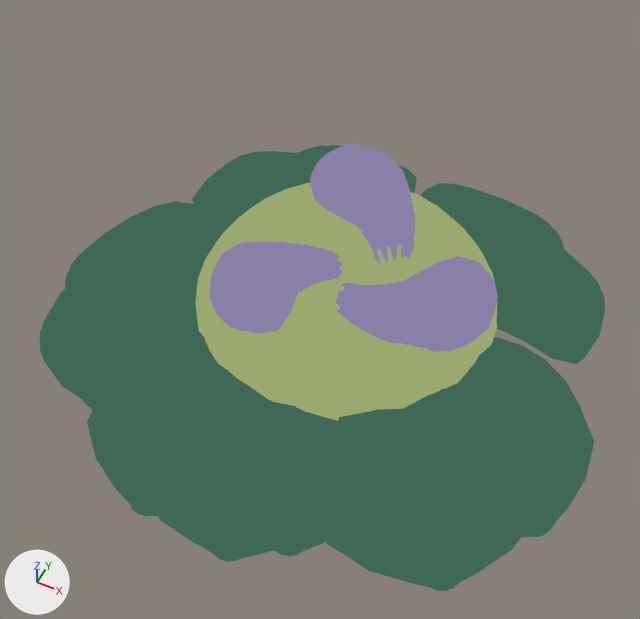
The Blender file gee-em-tee-kay-2020/Assets/Models/Eggplant.blend: old version first, new version second.
Both versions are drawn from a 50 mm camera at (1.13, -2.54, 3.03) aimed at (-0.01, -0.24, 0.15). The axes (+X, +Y, +Z) are drawn at lower left. The lights are the same throughout.

In view in the first picture: 'Egg', 'Egg.001', 'Egg.002', 'Plane', 'Plane.001', 'Sphere'.
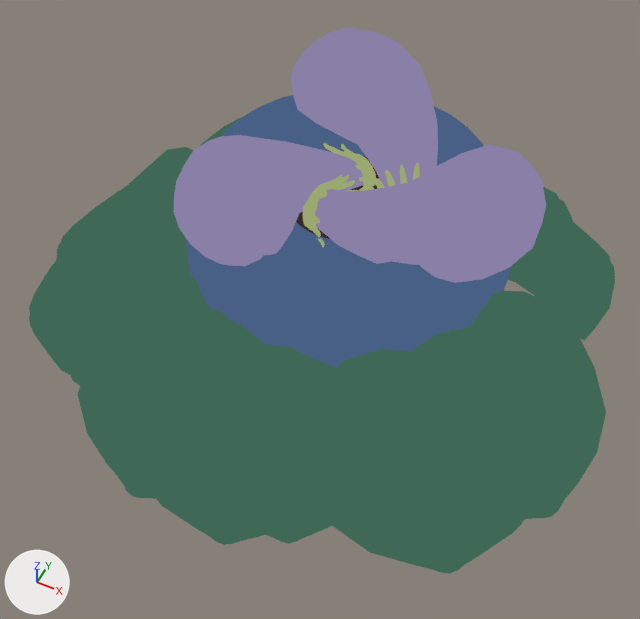
Commit message: Player update + eggplant update

Where the change shows, as pixel boxes (x1, y1, x2, y2) in the pictures (640 x 619 px):
```json
{"object": "Plane", "change": "moved, rescaled", "before": [40, 145, 605, 591], "after": [29, 118, 615, 574]}
{"object": "Sphere", "change": "surface changed, moved, rescaled", "before": [195, 183, 497, 421], "after": [186, 95, 509, 368]}
{"object": "Egg.001", "change": "moved, rescaled", "before": [321, 256, 497, 352], "after": [303, 145, 546, 283], "on screen": "38% wider, 43% taller"}
{"object": "Egg.002", "change": "moved, rescaled", "before": [210, 240, 357, 334], "after": [174, 135, 376, 266], "on screen": "37% wider, 39% taller"}
{"object": "Egg", "change": "moved, rescaled", "before": [310, 143, 420, 284], "after": [291, 28, 438, 190]}
{"object": "Plane.001", "change": "moved, rescaled", "before": [83, 222, 581, 556], "after": [71, 376, 332, 544]}
```

Edits to the scene script, one JSON object a line:
```json
{"block": "me_sphere", "where": "me_sphere.from_pydata(...)  # 482 vertices, 512 faces; spans x -1.0..1.0, y -1.0..1.0, z -1.0..0.6"}
{"block": "me_sphere", "where": "# used by ob_sphere; location = (0.0, 0.0, 0.0); scale = (0.697, 0.697, 0.377)"}
{"block": "me_sphere", "change": "me_sphere part 1: texture (UV) coordinates of 512 of 512 faces, centred in x -0.98..0.98, y -0.98..0.98, z -0.99..0.57, changed; they spanned u 0.34..0.35, v 0.92..0.93 and now span u 0.59..0.59, v 0.74..0.98"}
{"op": "set", "path": "ob_sphere.location", "old": "(0.0, 0.0, 0.0)", "new": "(0.0, 0.0, 0.336)"}
{"op": "set", "path": "ob_sphere.scale", "old": "(0.697, 0.697, 0.377)", "new": "(0.697, 0.697, 0.688)"}
{"op": "set", "path": "ob_plane.location", "old": "(0.0, 0.0, 0.69)", "new": "(0.0, 0.0, 1.597)"}
{"op": "set", "path": "ob_plane.scale", "old": "(0.466, 0.466, 0.466)", "new": "(0.466, 0.466, 0.851)"}
{"op": "set", "path": "ob_plane_001.location", "old": "(0.0, 0.0, 0.556)", "new": "(0.0, 0.0, 1.35)"}
{"op": "set", "path": "ob_plane_001.scale", "old": "(0.418, 0.418, 0.418)", "new": "(0.418, 0.418, 0.763)"}
{"op": "set", "path": "ob_egg.location", "old": "(-0.031, 0.333, 0.256)", "new": "(-0.031, 0.333, 0.759)"}
{"op": "set", "path": "ob_egg.scale", "old": "(0.104, 0.0865, 0.0889)", "new": "(0.133, 0.111, 0.114)"}
{"op": "set", "path": "ob_egg_001.location", "old": "(0.346, -0.108, 0.237)", "new": "(0.346, -0.108, 0.74)"}
{"op": "set", "path": "ob_egg_001.scale", "old": "(0.104, 0.0865, 0.0889)", "new": "(0.133, 0.111, 0.114)"}
{"op": "set", "path": "ob_egg_002.location", "old": "(-0.225, -0.201, 0.216)", "new": "(-0.225, -0.201, 0.719)"}
{"op": "set", "path": "ob_egg_002.scale", "old": "(0.104, 0.0865, 0.0889)", "new": "(0.133, 0.111, 0.114)"}
```
